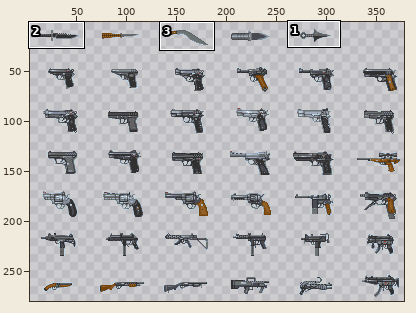
A sprite sheet gets an edit: FPS_CSG/Assets/resources/art/weapons/SPR_ALL_WEAPONS.png. The first picture is a wide view before the edit; the outline marks the close-up.
Close-up. First the earlier version:
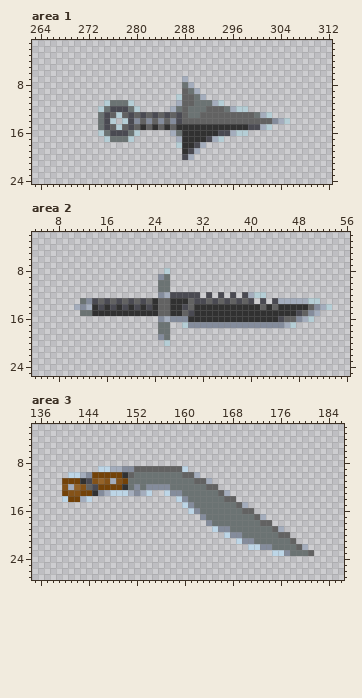
The file is 384x464 pixels. Shown: area 1: x 263..312, y 1..24; area 2: x 4..56, y 2..25; area 3: x 135..186, y 2..27. The wide view leaves out empty margins. The commit also changed other parts of the picture, which this record leaves out.
The same view after the edit:
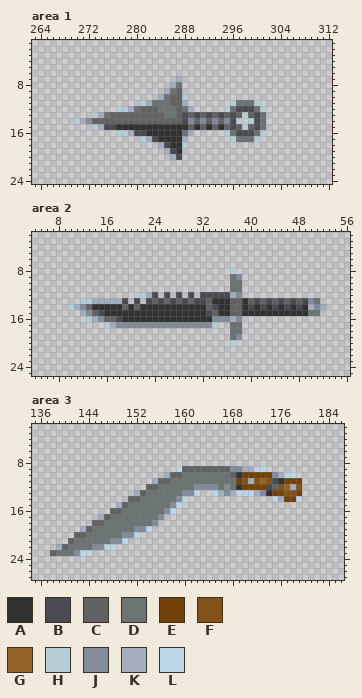
Palette (. is transparent): A #313131  B #4a4a52  C #626262  D #6b7373  E #734208  F #845218  G #946329  H #b5ced6  J #848c9c  K #a4adbd  L #bdd6e7
Difference:
Area 1:
y 7: x 287..288 .K -> K.
y 8: x 286..289 ..DK -> KD..
y 9: x 285..290 ...CDK -> KDC...
y 10: x 284..291 ...HCCDK -> KDCCH...
y 11: x 275..279 HDDDH -> .....; x 281..294 ......KCCDDDKH -> HKDDDCCK......; x 296..300 ..... -> HDDDH
y 12: x 274..301 HDBBBDH.....KDCDDDCCCDKHH... -> ...HHKDCCCDDDCDK.....HDBBBDH
y 13: x 273..275 .DB -> HKD; x 277 H -> C; x 279 B -> C; x 281 B -> C; x 283 B -> C; x 285..290 BCBCDD -> DDCBCB; x 292 C -> B; x 294 C -> B; x 296 C -> B; x 298 C -> H; x 300..302 DKH -> BD.
y 14: x 270..280 ....DBH.HBJ -> HKJCCCCCCCC; x 282 J -> C; x 284 J -> C; x 286..289 JBCC -> CCBJ; x 291 C -> J; x 293 C -> J; x 295..305 CCCCCCCCJKH -> JBH.HBD....
y 15: x 273..274 .D -> HK; x 276..280 CHCBC -> BAAAA; x 282 C -> A; x 284 C -> A; x 286 C -> A; x 289 A -> C; x 291 A -> C; x 293 A -> C; x 295..299 AAAAB -> CBCHC; x 301..302 KH -> D.
y 16: x 274..301 HDBBBDH.....KDAAAAAABBKHH... -> ...HHKBBAAAAAADK.....HDBBBDH
y 17: x 275..279 HDDDH -> .....; x 281..294 ......KAAAABKH -> HKBAAAAK......; x 296..300 ..... -> HDDDH
y 18: x 284..291 ...HAABK -> KBAAH...
y 19: x 285..290 ...ABK -> KBA...
y 20: x 286..289 ..BK -> KB..
Area 2:
y 8: x 26 H -> .; x 37 . -> H
y 9: x 25..26 JD -> ..; x 37..38 .. -> DJ
y 10..11: x 25..26 DD -> ..; x 37..38 .. -> DD
y 12: x 21..27 ....JKB -> HHKB.B.; x 29 B -> .; x 31..32 B. -> .B; x 34 . -> B; x 36..42 .B.BKHH -> BKJ....
y 13: x 12..25 DJBCBCBCBCBCAC -> HHKKKKKB.B.BCB; x 27..29 AAA -> BCB; x 34..36 BCB -> AAA; x 38..51 BCB.B.BKKKKKHH -> CACBCBCBCBCBJD
y 14: x 10 . -> H; x 13 K -> C; x 15 B -> A; x 17 B -> A; x 19 B -> C; x 21 B -> C; x 23 B -> A; x 25..26 CC -> AA; x 29..30 BC -> AA; x 33..34 AA -> CB; x 37..38 AA -> CC; x 40 A -> B; x 42 C -> B; x 44 C -> B; x 46 A -> B; x 48 A -> B; x 50 C -> K; x 53 H -> .
y 15: x 12..15 DDAA -> KJCB; x 25..26 CC -> AA; x 29..30 CB -> AA; x 33..34 AA -> BC; x 37..38 AA -> CC; x 48..51 BCJK -> AADD
y 16: x 13..29 ............JKJJJ -> HKJCCBAAAAAAAAAAA; x 34..50 AAAAAAAAAAABCCJKH -> JJJKJ............
y 17: x 16..29 .........DD..H -> HKJJJJJJJJJJJJ; x 34..47 JJJJJJJJJJJJKH -> H..DD.........
y 18: x 25..26 DD -> ..; x 37..38 .. -> DD
y 19: x 25..26 JD -> ..; x 37..38 .. -> DJ
y 20: x 26 H -> .; x 37 . -> H
Area 3:
y 9: x 146..173 LLKKJJCCCCCCCCL............. -> .............LCCCCCCCCJJKKLL
y 10: x 141..178 LLKJEEEEEACDDDDDDDDCCK................ -> ................KCCDDDDDDDDCAEEEEEJKLL
y 11: x 140..157 EEEABFGFKFEDDDDDDD -> ...............KCC; x 162..179 CCK............... -> DDDDDDDEFKFGFBAEEE
y 12: x 140..157 FKGFCBEEEEADJDJJJJ -> ..............CCDD; x 162..179 DDCC.............. -> JJJJDJDAEEEEBCFGKF
y 13: x 140..179 EFFEEAJKLLLKJKL..LJJDDDDDDCK............ -> ............KCDDDDDDJJL..LKJKLLLKJAEEFFE
y 14: x 140..144 LEEKL -> .....; x 151..168 ........LJDDDDDDCC -> CCDDDDDDJL........; x 175..179 ..... -> LKEEL
y 15: x 149..170 ...........LJDDDDDDDCK -> KCDDDDDDDJL...........
y 16: x 148..158 ........... -> CCDDDDDDDJL; x 161..171 LJDDDDDDDCC -> ...........
y 17: x 146..156 ........... -> KCDDDDDDDDJ; x 163..173 JDDDDDDDDCK -> ...........
y 18: x 145..155 ........... -> CCDDDDDDDDJ; x 164..174 JDDDDDDDDCC -> ...........
y 19: x 143..154 ............ -> KCDDDDDDDJJL; x 165..176 LJJDDDDDDDCK -> ............
y 20: x 142..152 ........... -> CCDDDDDDJJL; x 167..177 LJJDDDDDDCC -> ...........
y 21: x 141..150 .......... -> CDDDDDDJJL; x 169..178 LJJDDDDDDC -> ..........
y 22: x 139..148 .......... -> KCDDDDJJLL; x 171..180 LLJJDDDDCK -> ..........
y 23: x 138..144 ....... -> CDDDJLL; x 175..181 LLJDDDC -> .......
Where, in picture pixels (left, top, right, bottom), the same in both close-ups:
changed: (74, 76, 290, 160)
changed: (68, 268, 332, 346)
changed: (50, 466, 314, 556)
